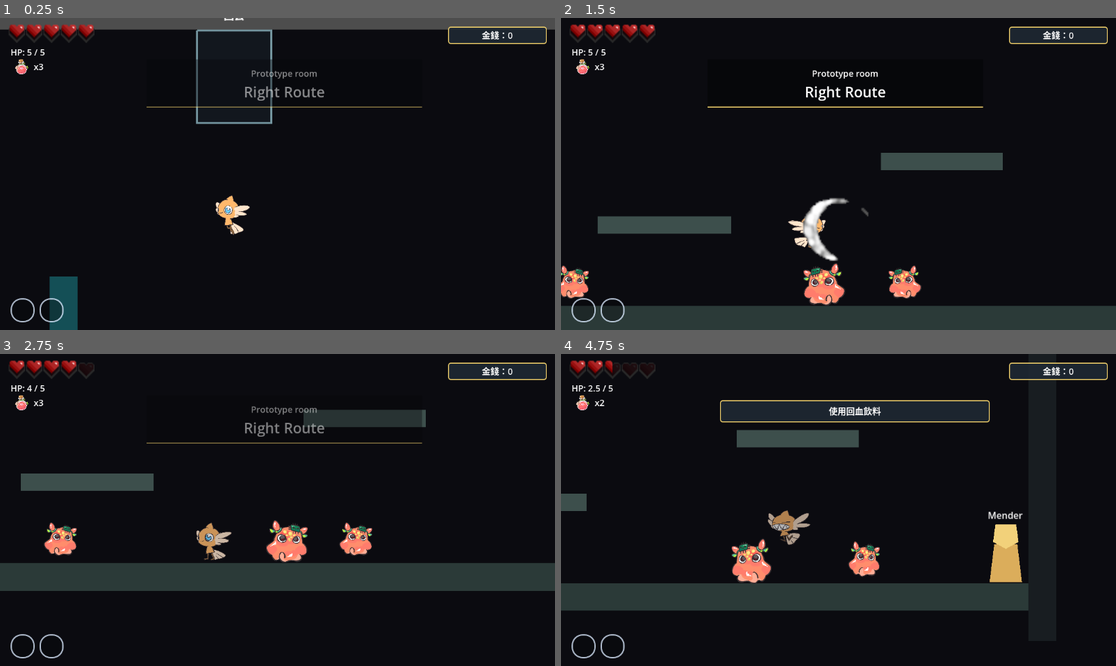
Above: before the commit, frames 1-4 (two rows, left to right).
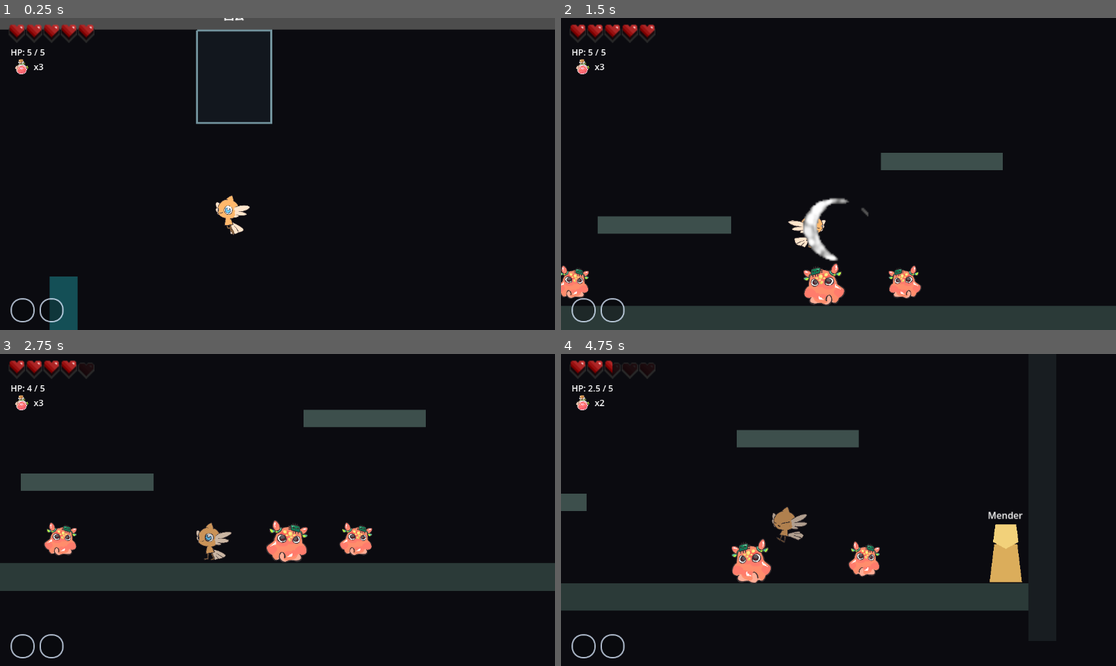
Above: after the commit, the same moments.

Repository: Yiping-01/godot-small
Game: Godot game, scene res://scenes/right_route_room.tscn
Same seed, same stepped clock (60 frames per second), same inputs: the game is played once before the commit and once after it. This scene is started directly instead of the project's main scene. Video files are missing from this copy of the repository; at most half a second of black plays in their place. Sound files missing from this copy of the repository are replaced by a short silence.
Inputs (mouse positions are in pixels of both pictures, inside the frame that each line leads up to):
- Up to frame 1 (0.25 s): no input
- Up to frame 2 (1.5 s): tap Enter (ui_accept) at 0.5 s; move the mouse to (960, 158) at 0.52 s; hold D (move_right) from 0.53 s (still down); tap X (attack) at 0.6, 1.35 s; tap Z (jump) at 0.77 s; move the mouse to (727, 189) at 1.27 s
- Up to frame 3 (2.75 s): tap Z (jump) at 1.52 s; move the mouse to (333, 441) at 2.02 s; release D (move_right) at 2.03 s; hold A (move_left) from 2.03 s (still down); tap C (dash) at 2.1 s; tap X (attack) at 2.3 s
- Up to frame 4 (4.75 s): move the mouse to (810, 572) at 2.77 s; release A (move_left) at 2.78 s; hold D (move_right) 2.78-4.28 s; tap F (far_attack) at 2.85 s; tap Z (jump) at 3.02, 3.77, 4.52 s; tap X (attack) at 3.05, 3.8, 4.35 s; move the mouse to (1005, 556) at 3.52 s; hold E (interact) 3.53-4.28 s; move the mouse to (672, 463) at 4.27 s; hold A (move_left) from 4.28 s (still down)

The runs differ from the first frame. In frame 1, 1.7% of the frame differs, in the area x 26-99%, y 2-29%; in frame 2, 1.6%; in frame 3, 2.7%; in frame 4, 4.7%, in the area x 28-99%, y 2-62%.

Commit message:
玩家受傷動畫

Diff:
--- a/scenes/player.tscn
+++ b/scenes/player.tscn
@@ -34,6 +34,8 @@
 [ext_resource type="Texture2D" uid="uid://c5jp7xhm3bs3q" path="res://assets/player/AttackUp/sea0_attackup_4.png" id="29_attack_up_4"]
 [ext_resource type="Texture2D" uid="uid://b1ftaqtamaeto" path="res://assets/player/AttackUp/sea0_attackup_5.png" id="30_attack_up_5"]
 [ext_resource type="Texture2D" uid="uid://c3sxqu1m06mmr" path="res://assets/player/AttackUp/sea0_attackup_6.png" id="31_attack_up_6"]
+[ext_resource type="Texture2D" path="res://assets/player/sea0_damage/sea0_damage_1.png" id="32_damage_1"]
+[ext_resource type="Texture2D" path="res://assets/player/sea0_damage/sea0_damage_2.png" id="33_damage_2"]
 
 [sub_resource type="SpriteFrames" id="SpriteFrames_player"]
 animations = [{
@@ -82,6 +84,17 @@
 "loop": false,
 "name": &"attack_up",
 "speed": 18.0
+}, {
+"frames": [{
+"duration": 1.0,
+"texture": ExtResource("32_damage_1")
+}, {
+"duration": 1.0,
+"texture": ExtResource("33_damage_2")
+}],
+"loop": false,
+"name": &"damage",
+"speed": 8.0
 }, {
 "frames": [{
 "duration": 1.0,
--- a/scenes/right_route_room.tscn
+++ b/scenes/right_route_room.tscn
@@ -97,6 +97,7 @@
 text = "YES"
 
 [node name="GameUI" parent="." unique_id=747558084 instance=ExtResource("4_game_ui")]
+visible = false
 
 [node name="Background" type="Polygon2D" parent="." unique_id=49389748]
 z_index = -10
--- a/scripts/player.gd
+++ b/scripts/player.gd
@@ -629,6 +629,7 @@
 	health_changed.emit(current_health, max_health)
 	_apply_hurt_knockback(from_position)
 	_play_audio(hurt_audio)
+	_play_hurt_animation()
 	_play_hit_effect(global_position)
 	_start_camera_shake(0.24, 8.0)
 
@@ -889,6 +890,11 @@
 		animated_sprite.play(&"attack")
 
 
+func _play_hurt_animation() -> void:
+	if animated_sprite.sprite_frames.has_animation(&"damage"):
+		animated_sprite.play(&"damage")
+
+
 func _begin_attack_charge() -> void:
 	if is_attacking or is_dashing:
 		return
@@ -952,6 +958,9 @@
 
 
 func _update_animation() -> void:
+	if animated_sprite.animation == &"damage" and animated_sprite.is_playing():
+		return
+
 	if is_attacking:
 		return
 
@@ -972,6 +981,10 @@
 
 
 func _on_animated_sprite_animation_finished() -> void:
+	if animated_sprite.animation == &"damage":
+		_update_animation()
+		return
+
 	if animated_sprite.animation != "attack" and animated_sprite.animation != "attack_up":
 		return
 
Binary file added: assets/player/sea0_damage/sea0_damage_1.png
Not shown, added: assets/player/sea0_damage/sea0_damage_1.png.import
Binary file added: assets/player/sea0_damage/sea0_damage_2.png
Not shown, added: assets/player/sea0_damage/sea0_damage_2.png.import
